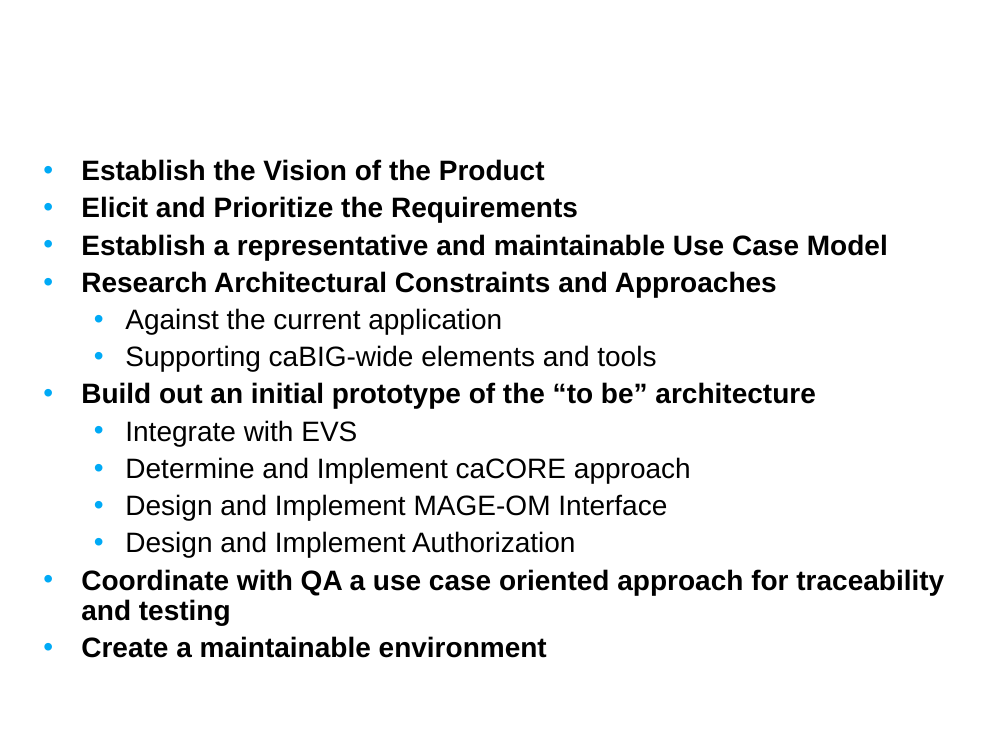
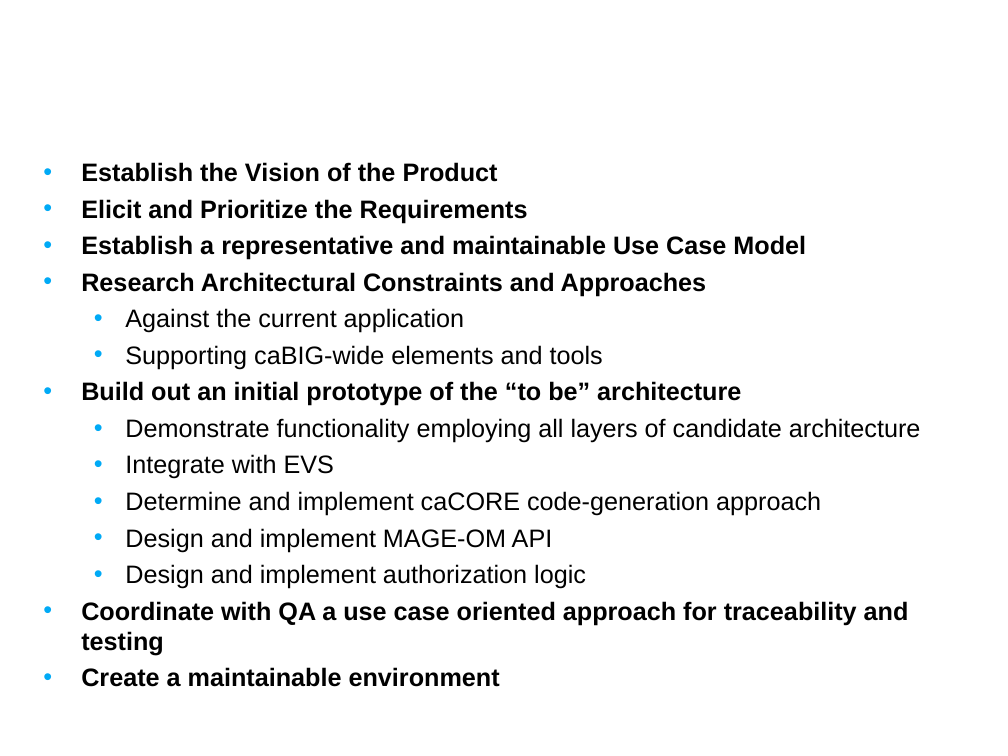
Before and after one commit to NCIP/caarray-docs, a slide deck: slide 8 of project_management/reports/inception_postmortem.ppt. Drawn at 1008x756 pixels with LibreOffice and Linux fonts; fonts in the diff are those of the drawing; background and template pictures are left out. Boxes give left, top, right and bottom in pixels: in the first picture for what was removed or moved away, otherwise in the second. Text is boxed around its words. In the diff, an @@ line names an element or a change of style, - is before the commit and + after.

```diff
--- a/project_management/reports/inception_postmortem.ppt
+++ b/project_management/reports/inception_postmortem.ppt
@@ text at (81, 162, 909, 687): size 20 to 18 pt in "Establish the Vision of the Product", "Elicit and Prioritize the Requirements", "Establish a representative and maintainable Use Case ...", "Research Architectural Constraints and Approaches" and 6 more places; line spacing 0.9 to 1 @@
@@ text at (125, 418, 921, 443): paragraph added @@
+  • Demonstrate functionality employing all layers of candidate architecture
@@ text at (125, 491, 821, 589): text changed; size 20 to 18 pt @@
-  • Determine and Implement caCORE approach
-  • Design and Implement MAGE-OM Interface
-  • Design and Implement Authorization
+  • Determine and implement caCORE code-generation approach
+  • Design and implement MAGE-OM API
+  • Design and implement authorization logic
```
Also in this commit, not shown: 3 other slides changed, 3 slides added, 1 slide removed.
